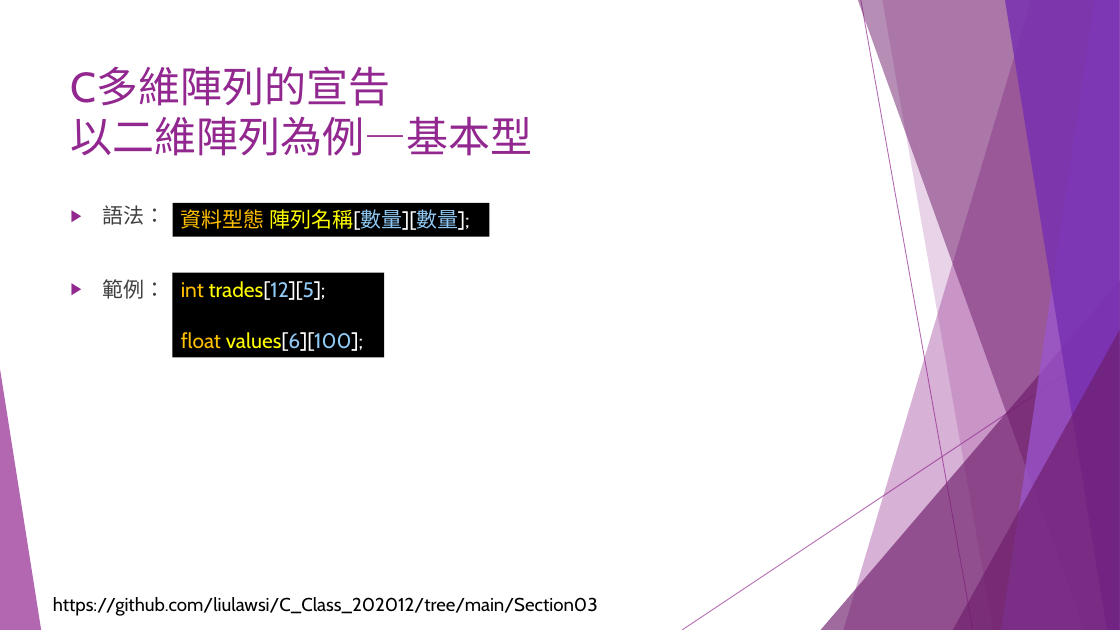
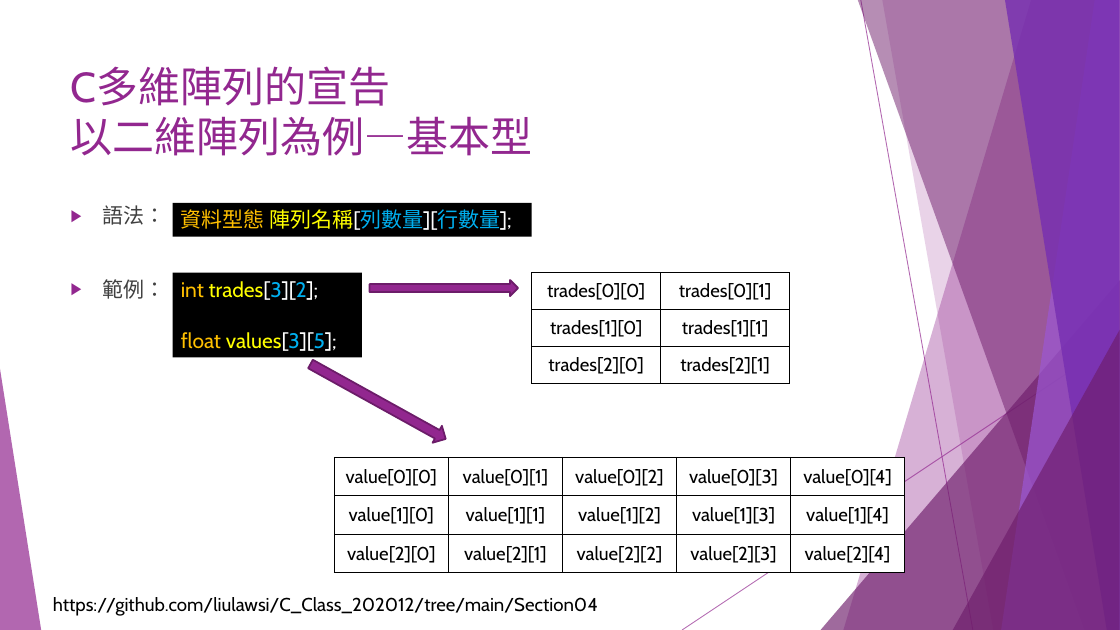
Before and after one commit to liulawsi/My_PPTs, a slide deck: slide 43 of CHING JIAN/C_Class/04陣列好好用.pptx (slide 40 before the commit). Drawn at 1120x630 pixels with LibreOffice and Linux fonts; fonts in the diff are those of the drawing. Boxes give left, top, right and bottom in pixels: in the first picture for what was removed or moved away, otherwise in the second. Text is boxed around its words. In the diff, an @@ line names an element or a change of style, - is before the commit and + after.

```diff
--- a/CHING JIAN/C_Class/04陣列好好用.pptx
+++ b/CHING JIAN/C_Class/04陣列好好用.pptx
@@ rectangle "資料型態 陣列名稱[列數量][行數量];": place and size @@
-rectangle "資料型態 陣列名稱[列數量][行數量];" at (172,202,489,236)
+rectangle "資料型態 陣列名稱[列數量][行數量];" at (172,202,532,236)
@@ text in rectangle at (181,209,511,230): text changed; text colour #FFFFFF to #00B0F0 @@
-資料型態 陣列名稱[數量][數量];
+資料型態 陣列名稱[列數量][行數量];
@@ rectangle "int trades[3][2];": place and size @@
-rectangle "int trades[3][2];" at (172,273,384,358)
+rectangle "int trades[3][2];" at (172,273,361,358)
@@ text in rectangle at (181,281,337,351): text changed @@
-int trades[12][5];
-float values[6][100];
+int trades[3][2];
+float values[3][5];
@@ right arrow added at (370,280,518,296), fill #92278F, outline #6C1D6A 1.5 pt @@
@@ table added at (532,273,791,384), 3 rows, 2 columns @@
+trades[0][0] | trades[0][1]
+trades[1][0] | trades[1][1]
+trades[2][0] | trades[2][1]
@@ right arrow added at (306,355,450,447), fill #92278F, outline #6C1D6A 1.5 pt @@
@@ table added at (334,457,906,573), 3 rows, 5 columns @@
+value[0][0] | value[0][1] | value[0][2] | value[0][3] | value[0][4]
+value[1][0] | value[1][1] | value[1][2] | value[1][3] | value[1][4]
+value[2][0] | value[2][1] | value[2][2] | value[2][3] | value[2][4]
@@ text at (53,597,598,616): text changed @@
-https://github.com/liulawsi/C_Class_202012/tree/main/Section03
+https://github.com/liulawsi/C_Class_202012/tree/main/Section04
```
Also in this commit, not shown: 39 other slides changed, 3 slides added, 11 slides removed, 3 other files.
